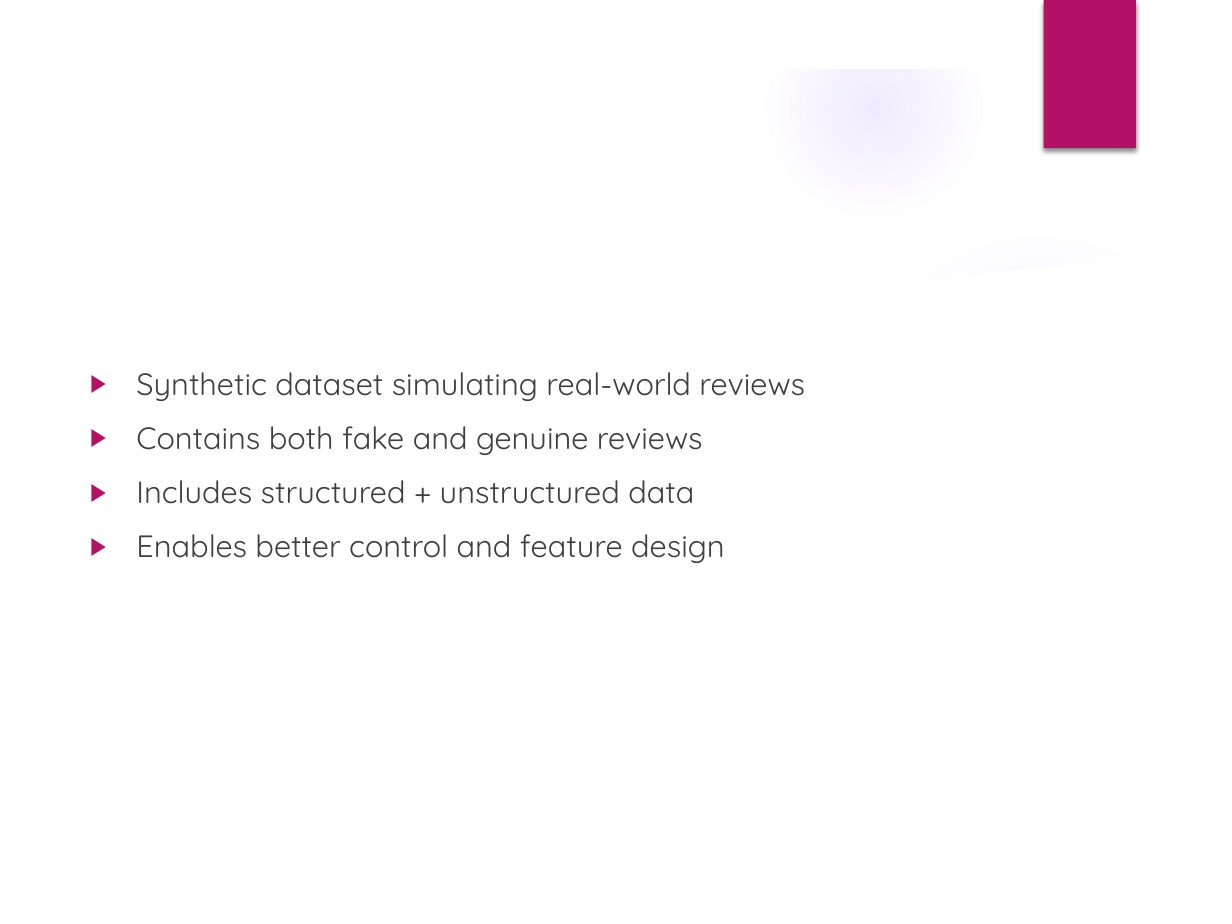
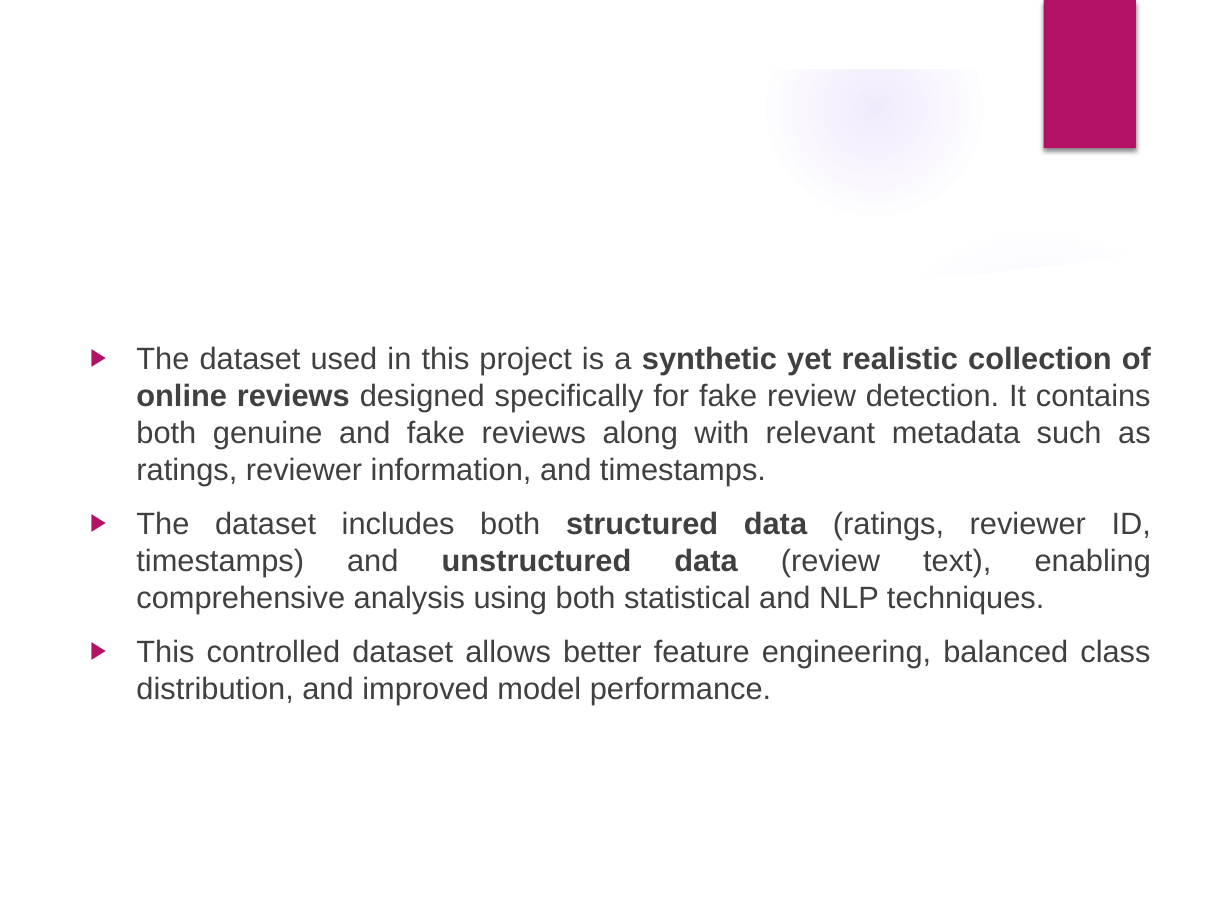
Before and after one commit to 24-Pranav/Fake_Review_Detection, a slide deck: slide 6 of documentation/Fake_Review_Detection_Presentation.pptx. Drawn at 1232x924 pixels with LibreOffice and Linux fonts; fonts in the diff are those of the drawing; background and template pictures are left out. Boxes give left, top, right and bottom in pixels: in the first picture for what was removed or moved away, otherwise in the second. Text is boxed around its words. In the diff, an @@ line names an element or a change of style, - is before the commit and + after.

```diff
--- a/documentation/Fake_Review_Detection_Presentation.pptx
+++ b/documentation/Fake_Review_Detection_Presentation.pptx
@@ text at bbox=[136, 346, 1151, 705]: text changed; font Quicksand to Arial @@
-▶ Synthetic dataset simulating real-world reviews
-▶ Contains both fake and genuine reviews
-▶ Includes structured + unstructured data
-▶ Enables better control and feature design
+▶ The dataset used in this project is a synthetic yet realistic collection of online reviews designed specifically for fake review detection. It contains both genuine and fake reviews along with relevant metadata such as ratings, reviewer information, and timestamps.
+▶ The dataset includes both structured data (ratings, reviewer ID, timestamps) and unstructured data (review text), enabling comprehensive analysis using both statistical and NLP techniques.
+▶ This controlled dataset allows better feature engineering, balanced class distribution, and improved model performance.
```
Also in this commit, not shown: 6 other slides changed, 2 slides added, 1 other file.
